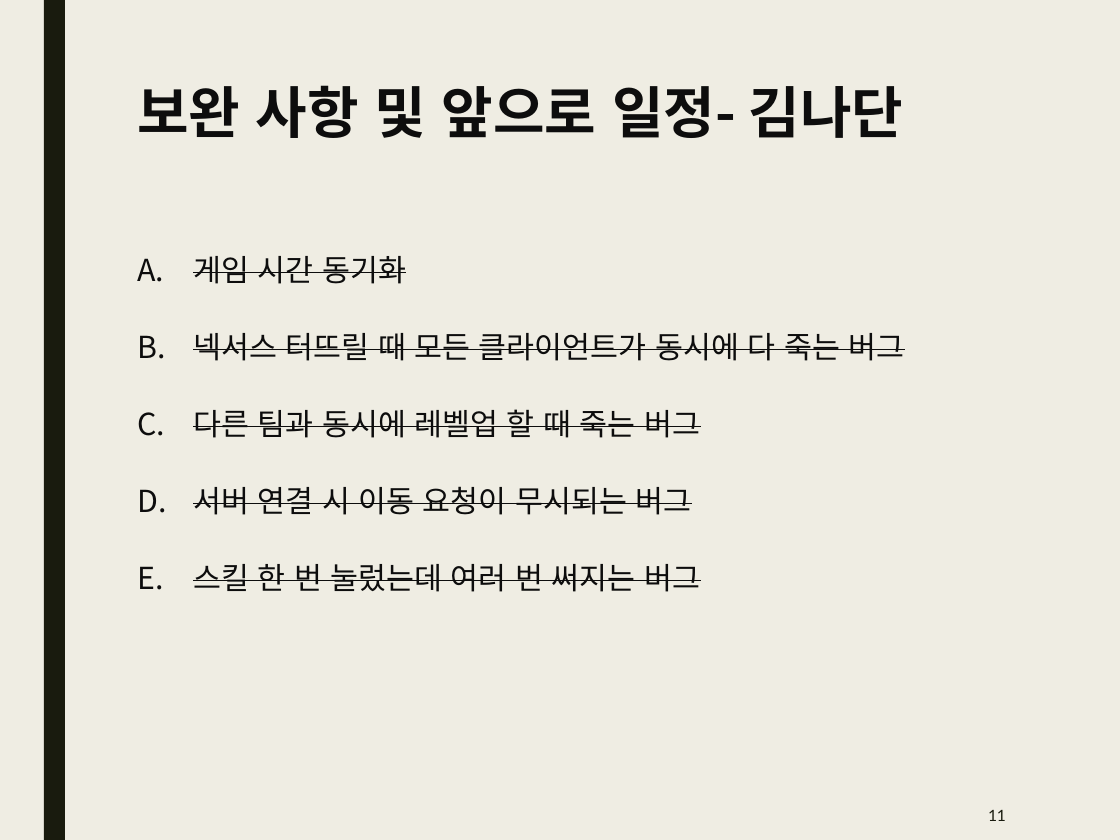
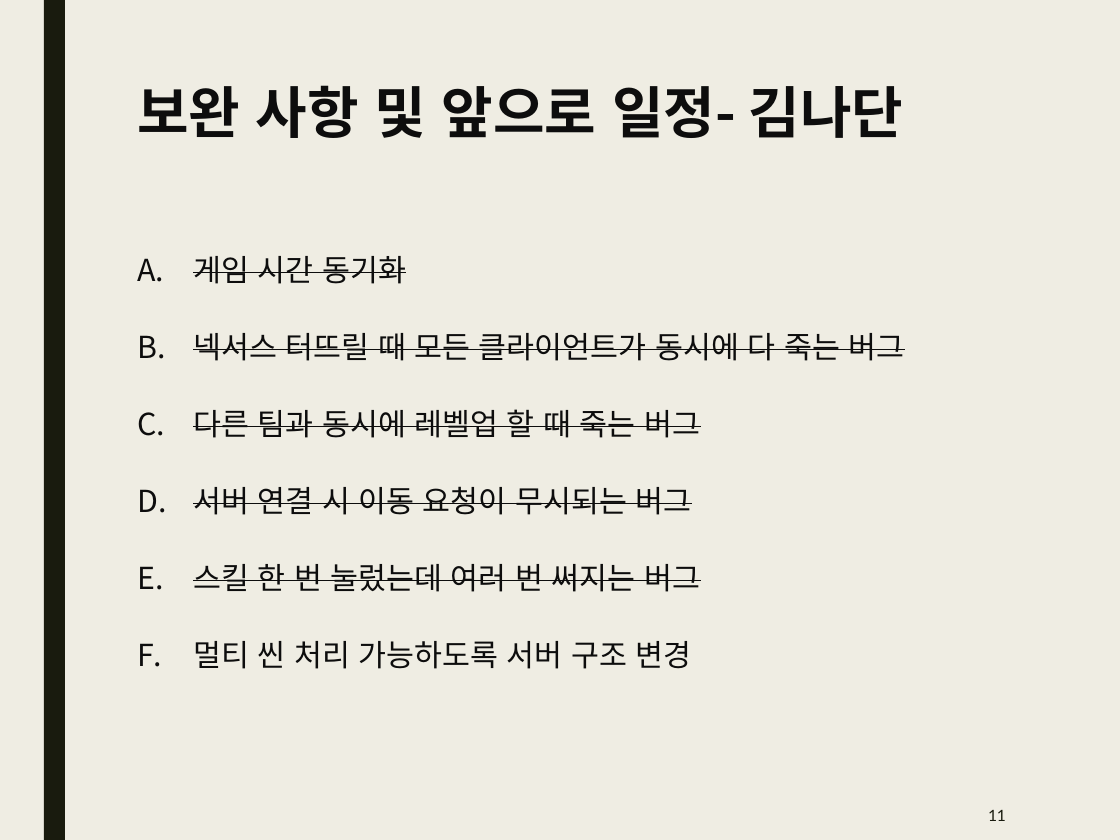
Before and after one commit to Kim2Kang/Documents, a slide deck: slide 11 of 진행사항.pptx. Drawn at 1120x840 pixels with LibreOffice and Linux fonts; fonts in the diff are those of the drawing. Boxes give left, top, right and bottom in pixels: in the first picture for what was removed or moved away, otherwise in the second. Text is boxed around its words. In the diff, an @@ line names an element or a change of style, - is before the commit and + after.

Commit message:
보고서 업데이트 다음 주차 보고서 양식 추가 진행 사항 추가 및 업데이트

```diff
--- a/진행사항.pptx
+++ b/진행사항.pptx
@@ text at [193, 641, 692, 669]: paragraph added @@
+F. 멀티 씬 처리 가능하도록 서버 구조 변경
```
Also in this commit, not shown: 1 other slide changed, 1 slide added, 2 other files.
